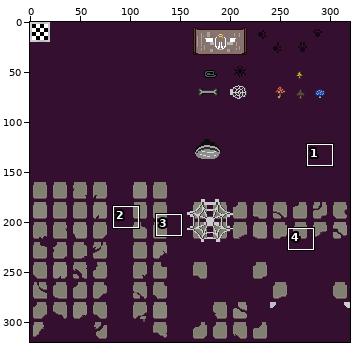
One commit to this sprite sheet: tilesets/tGrassR/output_tileset.png. The picture above shows the old version from afar; the outline marks the close-up.
Close-up. First the earlier version:
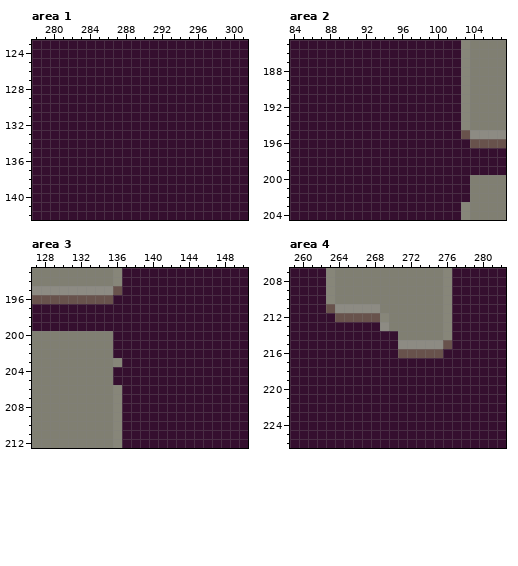
The file is 320x320 pixels. Pixels under 10% opacity are left out. Colours within 5 levels of each other are drawn and written as one. Shown: area 1: x 278..301, y 123..142; area 2: x 84..107, y 185..204; area 3: x 127..150, y 193..212; area 4: x 259..282, y 207..226. The commit also changed other parts of the picture, which this record leaves out.
After:
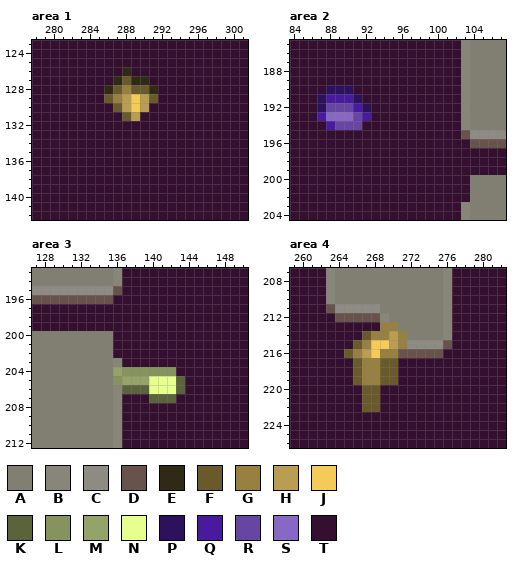
Palette (. is transparent): A #807f72  B #878679  C #8d8b83  D #68524c  E #302915  F #6a592b  G #978040  H #b99d52  J #f4ca59  K #5a633c  L #86935c  M #95a368  N #e7ff8f  P #2c125c  Q #481a9d  R #6746a3  S #8868c5  T #350f2f
Diff:
{"where": "area 1"}
{"y":126,"x":288,"old":"T","new":"E"}
{"y":127,"x":287,"old":"TTTT","new":"EFEE"}
{"y":128,"x":286,"old":"TTTTTT","new":"EFGFFE"}
{"y":129,"x":286,"old":"TTTTTT","new":"FGHJHF"}
{"y":130,"x":287,"old":"TTTT","new":"FHJH"}
{"y":131,"x":288,"old":"TT","new":"FH"}
{"where": "area 2"}
{"y":190,"x":88,"old":"TTT","new":"PPP"}
{"y":191,"x":87,"old":"TTTTT","new":"PQQQP"}
{"y":192,"x":87,"old":"TTTTTT","new":"PRRRQP"}
{"y":193,"x":87,"old":"TTTTTT","new":"QSSSRQ"}
{"y":194,"x":88,"old":"TTTT","new":"QRRR"}
{"where": "area 3"}
{"y":204,"x":136,"old":"TTTTTTT","new":"MLLLLLL"}
{"y":205,"x":136,"old":"TTTTTTTT","new":"LMMMNNNK"}
{"y":206,"x":137,"old":"TTTTTTT","new":"KKKNNNK"}
{"y":207,"x":140,"old":"TTT","new":"KKK"}
{"where": "area 4"}
{"y":213,"x":269,"old":"CA","new":"GG"}
{"y":214,"x":267,"old":"TTTTA","new":"FGGHG"}
{"y":215,"x":266,"old":"TTTTTC","new":"FGJJHG"}
{"y":216,"x":265,"old":"TTTTTT","new":"FGHJGG"}
{"y":217,"x":266,"old":"TTTTT","new":"FGGFF"}
{"y":218,"x":266,"old":"TTTTT","new":"FGGFF"}
{"y":219,"x":266,"old":"TTTTT","new":"FGGFF"}
{"y":220,"x":267,"old":"TT","new":"FF"}
{"y":221,"x":267,"old":"TT","new":"FF"}
{"y":222,"x":267,"old":"TT","new":"FF"}
